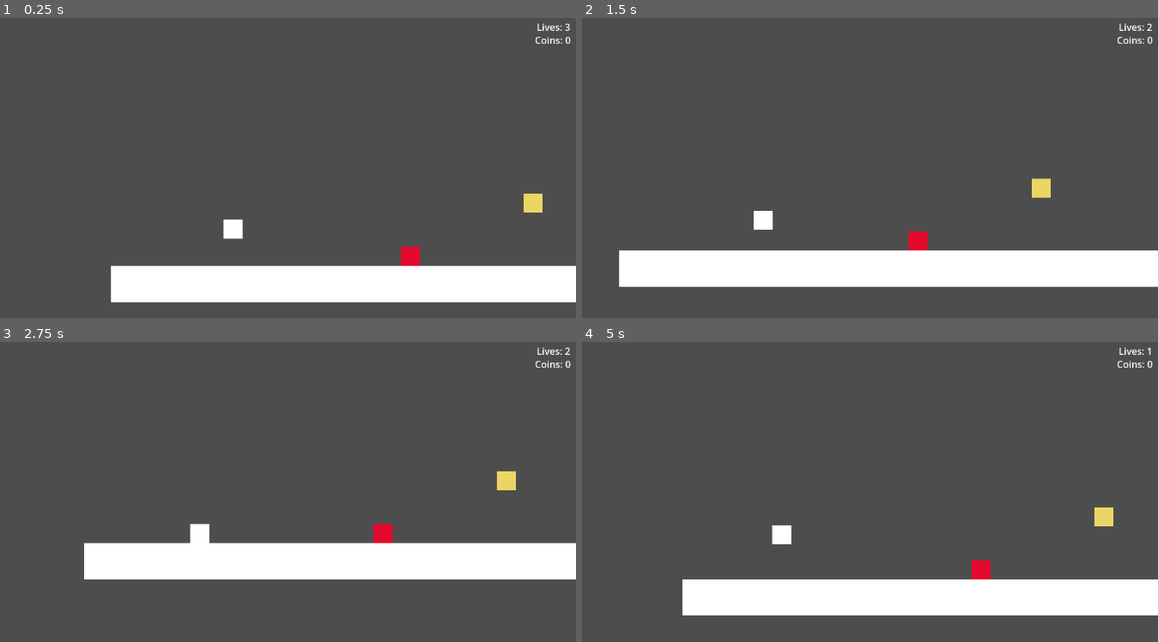
Above: before the commit, frames 1-4 (two rows, left to right).
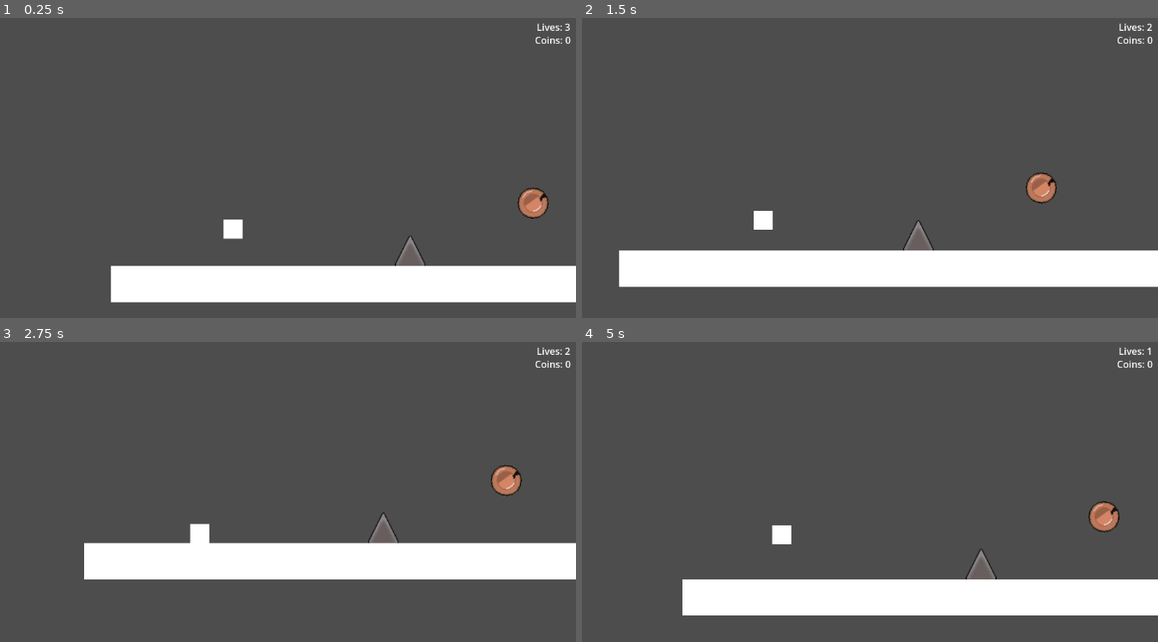
Above: after the commit, the same moments.

Repository: Caleb-Simpson/12DT2-PlatformerGame
Game: Godot game, scene res://level.tscn
Two runs of this game, one before a commit and one after it. Both use one fixed random seed, a clock stepped at 60 frames per second and the inputs below.
Inputs:
- Up to frame 1 (0.25 s): no input
- Up to frame 2 (1.5 s): hold D (Right) from 0.53 s (still down); tap Space (Jump) at 0.77 s
- Up to frame 3 (2.75 s): tap Space (Jump) at 1.52 s; release D (Right) at 2.03 s; hold A (Left) from 2.03 s (still down)
- Up to frame 4 (5 s): release A (Left) at 2.78 s; hold D (Right) 2.78-4.28 s; tap Space (Jump) at 3.02, 3.77, 4.52 s; hold A (Left) from 4.28 s (still down)

The runs differ from the first frame. In frame 1, 0.7% of the frame differs, in the area x 68-96%, y 56-83%; in frame 2, 0.7%; in frame 3, 0.7%; in frame 4, 0.8%, in the area x 66-94%, y 52-80%.

Commit message:
Added sprites for coin and spike

Diff:
--- a/TimePlatformer/coin.tscn
+++ b/TimePlatformer/coin.tscn
@@ -1,6 +1,7 @@
-[gd_scene load_steps=3 format=3 uid="uid://ceblamh3o5w8n"]
+[gd_scene load_steps=4 format=3 uid="uid://ceblamh3o5w8n"]
 
 [ext_resource type="Script" path="res://coin.gd" id="1_u8r0s"]
+[ext_resource type="Texture2D" uid="uid://dmouixu67h877" path="res://coin.png" id="2_r10bb"]
 
 [sub_resource type="CircleShape2D" id="CircleShape2D_u7qou"]
 
@@ -8,14 +9,11 @@
 script = ExtResource("1_u8r0s")
 metadata/coin = true
 
-[node name="ColorRect" type="ColorRect" parent="."]
-offset_left = -10.0
-offset_top = -10.0
-offset_right = 10.0
-offset_bottom = 10.0
-color = Color(0.921569, 0.835294, 0.396078, 1)
+[node name="Sprite2D" type="Sprite2D" parent="."]
+texture = ExtResource("2_r10bb")
 
 [node name="CollisionShape2D" type="CollisionShape2D" parent="."]
+scale = Vector2(1.56, 1.52)
 shape = SubResource("CircleShape2D_u7qou")
 
 [connection signal="body_entered" from="." to="." method="_collect"]
--- a/TimePlatformer/level.tscn
+++ b/TimePlatformer/level.tscn
@@ -53,6 +53,7 @@
 
 [node name="Area2D2" parent="." instance=ExtResource("2_j5atk")]
 position = Vector2(569, 126)
+rotation = 0.154733
 
 [node name="StaticBody2D" parent="." instance=ExtResource("1_wl1et")]
 position = Vector2(136, 202)
@@ -62,7 +63,7 @@
 scale = Vector2(1.24, 1)
 
 [node name="Area2D3" parent="." instance=ExtResource("6_wk8i0")]
-position = Vector2(440, 182)
+position = Vector2(440, 176)
 
 [node name="Path2D" parent="." instance=ExtResource("8_74tvi")]
 position = Vector2(1054, 228)
--- a/TimePlatformer/spike.tscn
+++ b/TimePlatformer/spike.tscn
@@ -1,16 +1,16 @@
-[gd_scene load_steps=2 format=3 uid="uid://can4wdrhmkq3p"]
+[gd_scene load_steps=3 format=3 uid="uid://can4wdrhmkq3p"]
 
-[sub_resource type="RectangleShape2D" id="RectangleShape2D_7lhp0"]
+[ext_resource type="Texture2D" uid="uid://bpw3iofm275or" path="res://Spike.png" id="1_4i44s"]
+
+[sub_resource type="RectangleShape2D" id="RectangleShape2D_utf20"]
+size = Vector2(24, 18)
 
 [node name="Area2D" type="Area2D"]
 metadata/spike = true
 
-[node name="ColorRect" type="ColorRect" parent="."]
-offset_left = -10.0
-offset_top = -10.0
-offset_right = 10.0
-offset_bottom = 10.0
-color = Color(0.898039, 0.0352941, 0.176471, 1)
+[node name="Sprite2D" type="Sprite2D" parent="."]
+texture = ExtResource("1_4i44s")
 
 [node name="CollisionShape2D" type="CollisionShape2D" parent="."]
-shape = SubResource("RectangleShape2D_7lhp0")
+position = Vector2(0, 7)
+shape = SubResource("RectangleShape2D_utf20")
Binary file added: TimePlatformer/Spike.png
Not shown, added: TimePlatformer/Spike.png.import
Binary file added: TimePlatformer/coin.png
Not shown, added: TimePlatformer/coin.png.import
